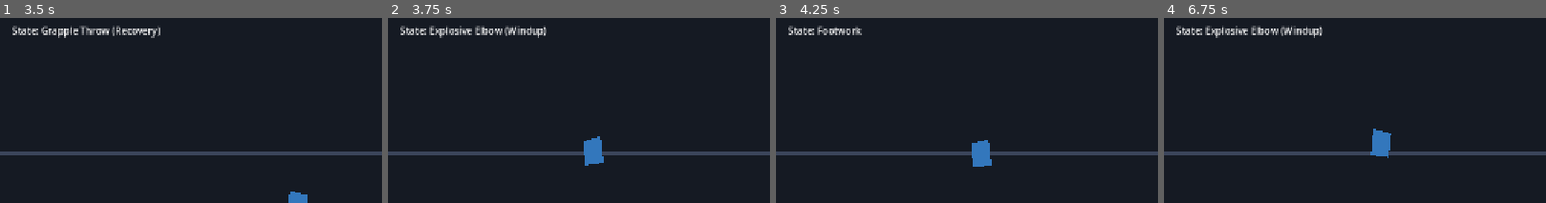
Above: before the commit, frames 1-4 (left to right).
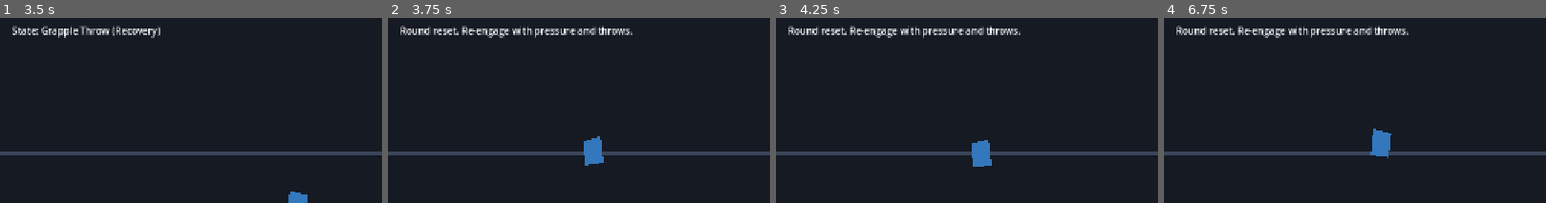
Above: after the commit, the same moments.

Repository: Eli-Blue/Ryuji-Kisaragi
Game: Godot game, scene res://src/scenes/main.tscn
Same seed, same stepped clock (60 frames per second), same inputs: the game is played once before the commit and once after it.
Inputs:
- Up to frame 1 (3.5 s): tap Enter at 0.5 s; hold D (move_right) 0.53-1.28 s; tap K (attack_elbow) at 0.6 s; hold S (move_down) 1.28-2.03 s; tap J (attack_light) at 1.35 s; hold D (move_right) 2.03-2.78 s; hold I (block) 2.03-2.78 s; hold W (move_up) from 2.78 s (still down); tap L (grapple_throw) at 2.85 s
- Up to frame 2 (3.75 s): tap R (reset_round) at 3.5 s; release W (move_up) at 3.53 s; hold A (move_left) from 3.53 s (still down); tap K (attack_elbow) at 3.6 s
- Up to frame 3 (4.25 s): keep holding A (move_left); tap R (reset_round) at 4.15 s
- Up to frame 4 (6.75 s): tap J (attack_light) at 4.35 s; release A (move_left) at 5.03 s; hold S (move_down) 5.03-5.78 s; hold I (block) 5.03-5.78 s; hold D (move_right) 5.78-6.53 s; tap L (grapple_throw) at 5.85 s; tap R (reset_round) at 6.5 s; hold W (move_up) from 6.53 s (still down); tap K (attack_elbow) at 6.6 s
The pictures show only the part of the screen within x 0-50%, y 20-70%; the shares and areas given below are measured in that part.

Frame 1 is identical in both runs. In frame 2, 1.9% of the frame differs, in the area x 3-64%, y 4-11%; in frame 3, 1.8%; in frame 4, 1.9%.

Commit message:
Address review feedback for hit routing and status flow
Co-authored-by: Eli-Blue <156834420+Eli-Blue@users.noreply.github.com>

Diff:
--- a/src/scripts/main.gd
+++ b/src/scripts/main.gd
@@ -8,6 +8,8 @@
 @onready var player_health_bar: ProgressBar = $HUD/Root/PlayerHealthBar
 @onready var dummy_health_bar: ProgressBar = $HUD/Root/DummyHealthBar
 @onready var status_label: Label = $HUD/Root/StatusLabel
+
+var status_lock_timer := 0.0
 
 func _ready() -> void:
 	if player.has_signal("health_changed"):
@@ -21,9 +23,14 @@
 	_on_dummy_health_changed(dummy.health, dummy.max_health)
 	status_label.text = "Close in and chain short-range pressure."
 
-func _process(_delta: float) -> void:
+func _process(delta: float) -> void:
 	if Input.is_action_just_pressed("reset_round"):
 		reset_round()
+
+	status_lock_timer = max(0.0, status_lock_timer - delta)
+	if status_lock_timer > 0.0:
+		return
+
 	if player.has_method("get_state_label"):
 		var state_label: String = player.get_state_label()
 		if not dummy.defeated:
@@ -47,3 +54,4 @@
 	if dummy.has_method("reset_for_round"):
 		dummy.reset_for_round(DUMMY_SPAWN)
 	status_label.text = "Round reset. Re-engage with pressure and throws."
+	status_lock_timer = 1.0
--- a/src/scripts/player.gd
+++ b/src/scripts/player.gd
@@ -146,7 +146,7 @@
 
 func _check_attack_hits() -> void:
 	for area: Area2D in attack_hitbox.get_overlapping_areas():
-		if area == null:
+		if area == null or area.name != "Hurtbox":
 			continue
 		var target := area.get_parent()
 		if target == null or not target.has_method("take_hit"):
Not shown, changed: README.md
